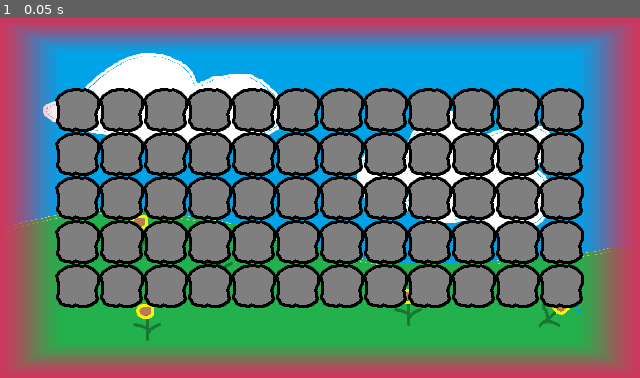
Above: before the commit, frame 1.
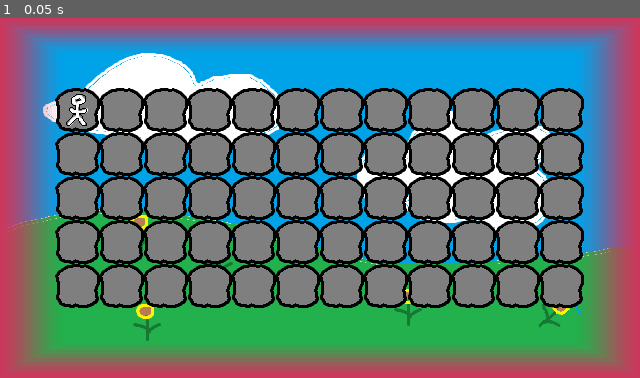
Above: after the commit, the same moment.

Repository: BanaCubed/Yet-Another-Assessment
Game: Godot game, scene res://scenes/game.tscn
Same seed, same stepped clock (60 frames per second), same inputs: the game is played once before the commit and once after it.
Inputs:
- Up to frame 1 (0.05 s): no input

The runs differ from the first frame. In frame 1, 0.2% of the frame differs, in the area x 10-14%, y 21-30%.

Commit message:
feat: Rudamentry input detection

Diff:
--- /dev/null
+++ b/resources/entities/default.tres
@@ -0,0 +1,10 @@
+[gd_resource type="Resource" script_class="EntityType" format=3 uid="uid://dqdhqyhmt3b4t"]
+
+[ext_resource type="Script" uid="uid://b676twyihh4ye" path="res://scripts/entities/entity_type.gd" id="1_weprx"]
+[ext_resource type="Texture2D" uid="uid://b7kce7kbkb8cf" path="res://sprites/entity_default.png" id="2_kw01r"]
+
+[resource]
+script = ExtResource("1_weprx")
+name = &"default"
+sprite = ExtResource("2_kw01r")
+metadata/_custom_type_script = "uid://b676twyihh4ye"
--- a/resources/levels/level_001.tres
+++ b/resources/levels/level_001.tres
@@ -3,9 +3,18 @@
 [ext_resource type="Script" uid="uid://dq4lpkdncutpi" path="res://scripts/entities/entity_data.gd" id="1_saulk"]
 [ext_resource type="Texture2D" uid="uid://cck8mpd8366ce" path="res://sprites/background_default.png" id="1_tp5ye"]
 [ext_resource type="Script" uid="uid://bt2wenhrv0k8w" path="res://scripts/levels/level_data.gd" id="2_tp5ye"]
+[ext_resource type="Resource" uid="uid://lvnjrefjcuvt" path="res://resources/entities/person.tres" id="3_q5jg5"]
+
+[sub_resource type="Resource" id="Resource_b0ccj"]
+resource_local_to_scene = true
+script = ExtResource("1_saulk")
+entity = ExtResource("3_q5jg5")
+metadata/_custom_type_script = "uid://dq4lpkdncutpi"
 
 [resource]
+resource_local_to_scene = true
 script = ExtResource("2_tp5ye")
 size = Vector2i(12, 5)
 background = ExtResource("1_tp5ye")
+entities = Array[ExtResource("1_saulk")]([SubResource("Resource_b0ccj")])
 metadata/_custom_type_script = "uid://bt2wenhrv0k8w"
--- a/scenes/entity.tscn
+++ b/scenes/entity.tscn
@@ -1,20 +1,23 @@
 [gd_scene format=3 uid="uid://sptwcai31qki"]
 
 [ext_resource type="Texture2D" uid="uid://b7kce7kbkb8cf" path="res://sprites/entity_default.png" id="1_6e8rh"]
+[ext_resource type="Script" uid="uid://dxo44htxtfl3u" path="res://scripts/entity.gd" id="1_m0cyi"]
+[ext_resource type="Resource" uid="uid://dqdhqyhmt3b4t" path="res://resources/entities/default.tres" id="2_51v4c"]
 [ext_resource type="Texture2D" uid="uid://c6dhk4linfptb" path="res://sprites/icon_default.png" id="2_gr72c"]
 
 [node name="Entity" type="Control" unique_id=1622537750]
 texture_filter = 3
 layout_mode = 3
 anchors_preset = 0
-offset_bottom = 0.3199978
+offset_right = 32.0
+offset_bottom = 32.0
+script = ExtResource("1_m0cyi")
+entity_type = ExtResource("2_51v4c")
 
 [node name="EntitySprite" type="TextureRect" parent="." unique_id=1984680066]
 layout_mode = 0
-offset_left = -16.0
-offset_top = -16.0
-offset_right = 16.0
-offset_bottom = 16.0
+offset_right = 32.0
+offset_bottom = 32.0
 pivot_offset = Vector2(16, 16)
 texture = ExtResource("1_6e8rh")
 
--- a/scenes/grid_tile.tscn
+++ b/scenes/grid_tile.tscn
@@ -12,7 +12,7 @@
 offset_bottom = 40.0
 script = ExtResource("2_uvppq")
 
-[node name="Panel" type="PanelContainer" parent="." unique_id=1573005161]
+[node name="Panel" type="Panel" parent="." unique_id=1496461501]
 texture_filter = 3
 custom_minimum_size = Vector2(40, 40)
 layout_mode = 1
@@ -34,4 +34,15 @@
 
 [node name="Entity" parent="Panel" unique_id=1622537750 instance=ExtResource("1_wprxu")]
 visible = false
-layout_mode = 2
+layout_mode = 1
+anchors_preset = 8
+anchor_left = 0.5
+anchor_top = 0.5
+anchor_right = 0.5
+anchor_bottom = 0.5
+offset_left = -16.0
+offset_top = -16.0
+offset_right = 16.0
+offset_bottom = 16.0
+grow_horizontal = 2
+grow_vertical = 2
--- a/scripts/entities/entity_data.gd
+++ b/scripts/entities/entity_data.gd
@@ -3,4 +3,5 @@
 ## The type of entity that this entity is.
 @export var entity: EntityType
 ## The position of the entity on the level.
+## (0,0) is the top-left corner of the level.
 @export var position: Vector2i
--- /dev/null
+++ b/scripts/entity.gd
@@ -0,0 +1,15 @@
+class_name Entity extends Control
+
+
+## The type of entity to render.
+@export var entity_type: EntityType
+
+
+# Called when the node enters the scene tree for the first time.
+func _ready() -> void:
+	pass
+
+
+# Called every frame. 'delta' is the elapsed time since the previous frame.
+func _process(_delta: float) -> void:
+	$EntitySprite.texture = entity_type.sprite
--- a/scripts/levels/grid_tile.gd
+++ b/scripts/levels/grid_tile.gd
@@ -1,30 +1,40 @@
 class_name GridTile extends Control
 
 
-signal select
+signal selected
 
 ## The type of entity being rendered on this grid tile.
 ## It may be beneficial in future to move entities off the grid tile while they move.
 @export var entity_type: EntityType
 
 ## Whether or not this grid tile is the one that is selected.
-var selected := false
+var is_selected := false
 ## The current progress of the easing of the selection animation.
 var animation_progress := 0.0
 
-func _ready() -> void:
-	# TODO: Find some way to detect when $Panel is clicked.
-	pass
 
 func _process(delta: float) -> void:
 	animation_progress += delta
 
-func _on_selection_button_pressed() -> void:
-	select.emit()
+
+func _input(event: InputEvent) -> void:
+	if event is InputEventMouseButton:
+		select(event)
+
+
+func select(event: InputEventMouseButton) -> void:
+	if event.button_index != MouseButton.MOUSE_BUTTON_LEFT:
+		return
+	if not event.pressed:
+		return
+	get_viewport().set_input_as_handled()
+	selected.emit()
 	animation_progress = 0
-	selected = true
+	is_selected = true
+	print("The grid tile has been clicked!")
+
 
 ## Deselects this grid tile.
 func deselect() -> void:
 	animation_progress = 0
-	selected = false
+	is_selected = false
--- a/scripts/levels/level.gd
+++ b/scripts/levels/level.gd
@@ -3,6 +3,7 @@
 
 ## Level data with which the level is initialized.
 @export var level: LevelData
+
 
 # Called when the node enters the scene tree for the first time.
 func _ready() -> void:
@@ -14,14 +15,31 @@
 	var grid_full: VBoxContainer = $Grid
 
 	for i in range(rows - 1):
-		grid_row.add_child(grid_tile.duplicate())
+		var new_tile = grid_tile.duplicate()
+		new_tile.name = "GridTile%s" % [i + 1]
+		grid_row.add_child(new_tile)
 
 	for i in range(cols - 1):
-		grid_full.add_child(grid_row.duplicate())
+		var new_row = grid_row.duplicate()
+		new_row.name = "GridRow%s" % [i + 1]
+		grid_full.add_child(new_row)
 
+	# Changing the names of the default nodes to match the naming scheme
+	# of the derived nodes.
+	grid_tile.name = "GridTile0"
+	grid_row.name = "GridRow0"
 	grid_full.visible = true
 
 
 # Called every frame. 'delta' is the elapsed time since the previous frame.
 func _process(_delta: float) -> void:
-	pass
+	# Since the entities might change during the level, their logic should be here.
+	var entities := level.entities
+
+	for entity in entities:
+		var pos := entity.position
+		var entity_type := entity.entity
+
+		var target_node: Entity = get_node("Grid/GridRow%s/GridTile%s/Panel/Entity" % [pos.y, pos.x])
+		target_node.entity_type = entity_type
+		target_node.visible = true
Not shown, added: scripts/entity.gd.uid
